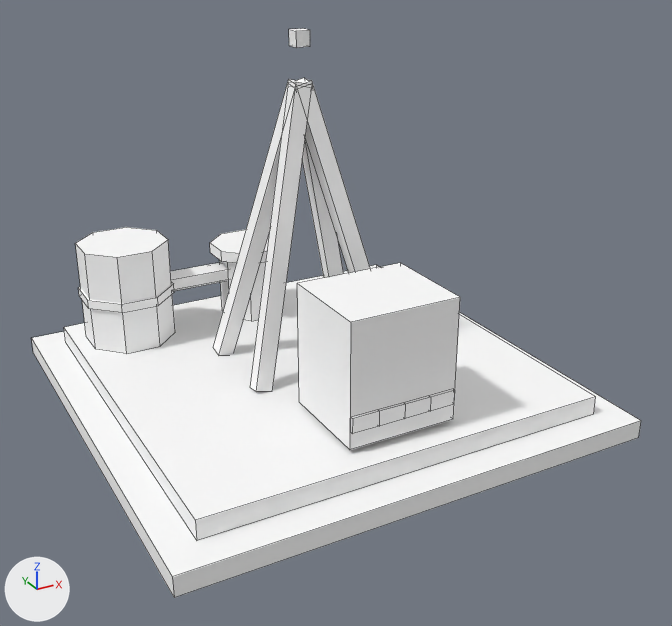
The OBJ model Assets/Art/Models/Buildings/generated/oil_extractor.obj as it was, and as the next commit left it.
Rendered twice from a 50 mm camera at (-1.64, -3.23, 1.97) aimed at (0.03, -0.18, 0.44). Arrows for +X, +Y and +Z are at lower left; the lights stay in place. The first picture is the older version. Mesh edges are drawn as thin lines. Where no turn or scale is listed for an object, it has been applied to the vertices. Vertices at exactly the same position are counted once.

In view in the first picture: 'Body'.
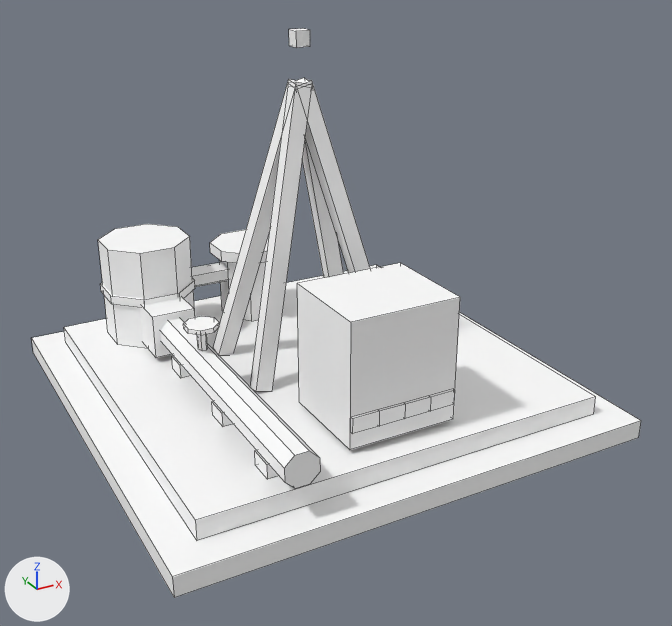
Pixel boxes (x1, y1, x2, y2) of what changed, in the pictures (672 x 626 px; the box of a moved part takes in the faces that stretch with it):
part 1 of me_body, moved or reshaped: before (75, 227, 175, 354); after (98, 224, 194, 349)
part 2 of me_body, moved or reshaped: before (78, 282, 174, 313); after (101, 278, 195, 308)
part 3 of me_body, added: after (160, 318, 320, 489)
part 4 of me_body, added: after (140, 297, 195, 358)
part 5 of me_body, added: after (197, 334, 208, 351)
part 6 of me_body, added: after (183, 316, 219, 335)
part 7 of me_body, added: after (172, 356, 191, 378)
part 8 of me_body, added: after (212, 401, 233, 427)
part 9 of me_body, added: after (255, 450, 279, 479)
part 10 of me_body, moved or reshaped: before (170, 262, 228, 291); after (192, 262, 228, 287)

The change in detail:
me_body is used by ob_body; location (0.0, 0.0, 0.0).
Verts and faces of me_body; kept vertices keep their numbers, new ones are numbered from 160.
Before the commit, vertices of me_body: 50 (-0.55, 0.62, 0.43), 51 (-0.55, 0.66, 0.4), 53 (-0.55, 0.58, 0.4), 55 (-0.55, 0.58, 0.35), 57 (-0.55, 0.62, 0.33).
Before the commit, vertices of me_body: 59 (-0.55, 0.66, 0.35).
me_body had 160 vertices, 117 faces and spanned x -0.98..0.98, y -0.98..0.98, z 0.0..1.53.
me_body now has 236 vertices, 169 faces and spans x -0.98..0.98, y -0.98..0.98, z 0.0..1.53.
me_body part 1: the loose piece of 16 vertices spanning x -0.78..-0.42, y 0.44..0.8, z 0.16..0.61 is moved by (0.1, 0.0, 0.0).
me_body part 2: the loose piece of 16 vertices spanning x -0.79..-0.41, y 0.43..0.81, z 0.36..0.4 is moved by (0.1, 0.0, 0.0).
me_body part 3: a new loose piece, an 8-sided cylinder along y spanning x -0.56..-0.44, y -0.92..0.5, z 0.22..0.34, in mat_wi_palette (white #ffffff).
me_body part 4: a new loose piece, a box spanning x -0.59..-0.41, y 0.29..0.47, z 0.19..0.37, in mat_wi_palette (white #ffffff).
me_body part 5: a new loose piece, a 6-sided cylinder along z spanning x -0.52..-0.48, y -0.067..-0.033, z 0.35..0.44, in mat_wi_palette (white #ffffff).
me_body part 6: a new loose piece, an 8-sided cylinder along z spanning x -0.565..-0.435, y -0.115..0.015, z 0.44..0.46, in mat_wi_palette (white #ffffff).
me_body part 7: a new loose piece, a box spanning x -0.55..-0.45, y 0.1..0.2, z 0.16..0.22, in mat_wi_palette (white #ffffff).
me_body part 8: a new loose piece, a box spanning x -0.55..-0.45, y -0.35..-0.25, z 0.16..0.22, in mat_wi_palette (white #ffffff).
me_body part 9: a new loose piece, a box spanning x -0.55..-0.45, y -0.75..-0.65, z 0.16..0.22, in mat_wi_palette (white #ffffff).
Part 10, on me_body:
Vertices 50, 51, 53, 55, 57, 59 move by (0.15, 0.0, 0.0).
